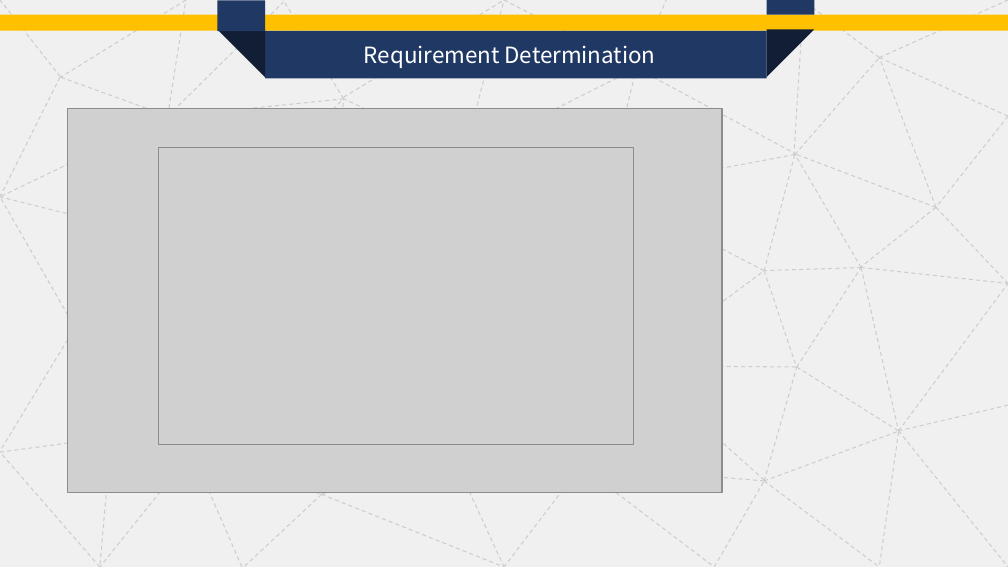
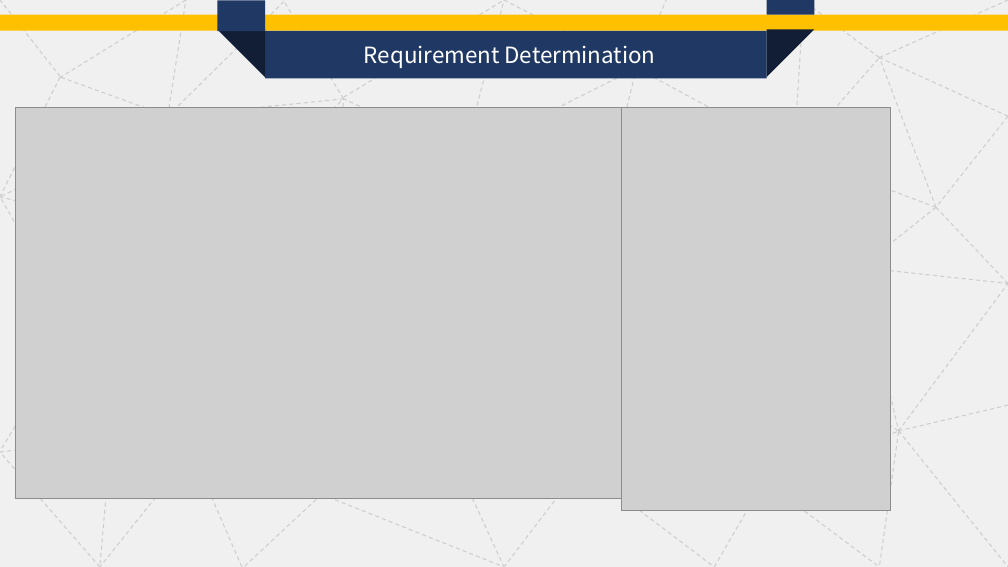
Before and after one commit to VillageVyapar/Village-Vyapar, a slide deck: slide 19 of ppt/Village Vepar Docs.pptx. Drawn at 1008x567 pixels with LibreOffice and Linux fonts; fonts in the diff are those of the drawing; grey boxes stand for pictures. Boxes give left, top, right and bottom in pixels: in the first picture for what was removed or moved away, otherwise in the second. Text is boxed around its words. In the diff, an @@ line names an element or a change of style, - is before the commit and + after.

```diff
--- a/ppt/Village Vepar Docs.pptx
+++ b/ppt/Village Vepar Docs.pptx
@@ picture: place and size @@
-picture at box(68, 109, 722, 493)
+picture at box(16, 108, 648, 499)
@@ picture added at box(621, 108, 890, 510) @@
@@ picture removed at box(158, 147, 633, 445) @@
@@ group removed at box(192, 154, 861, 494): 12 lines @@
```
